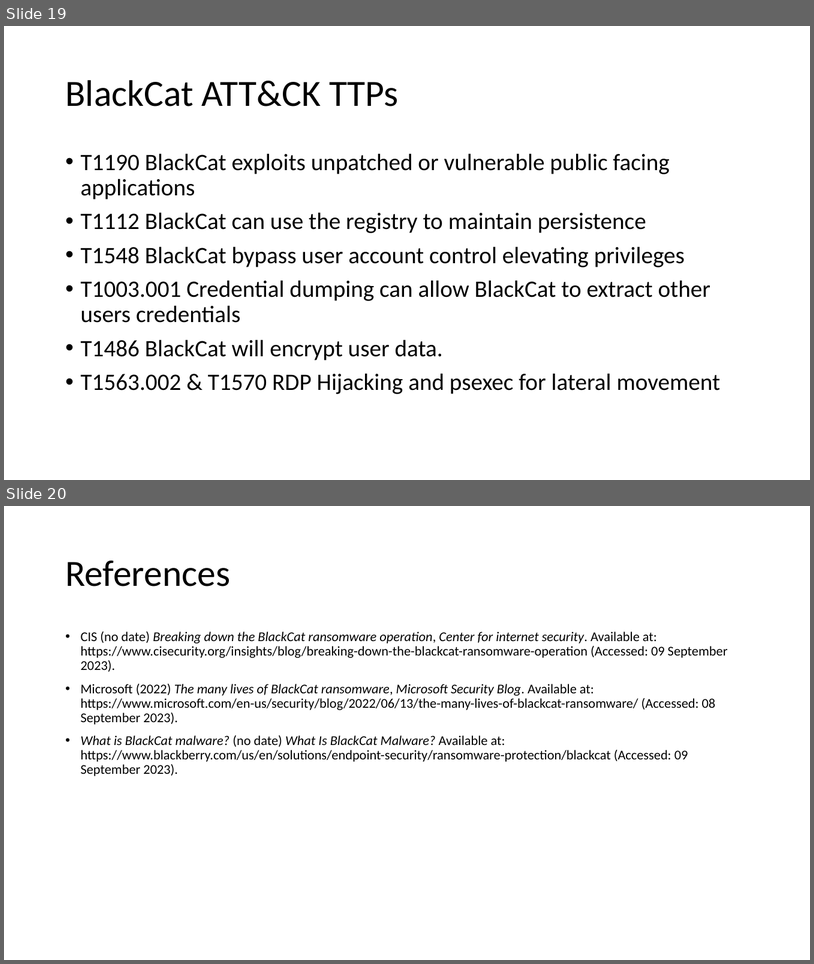
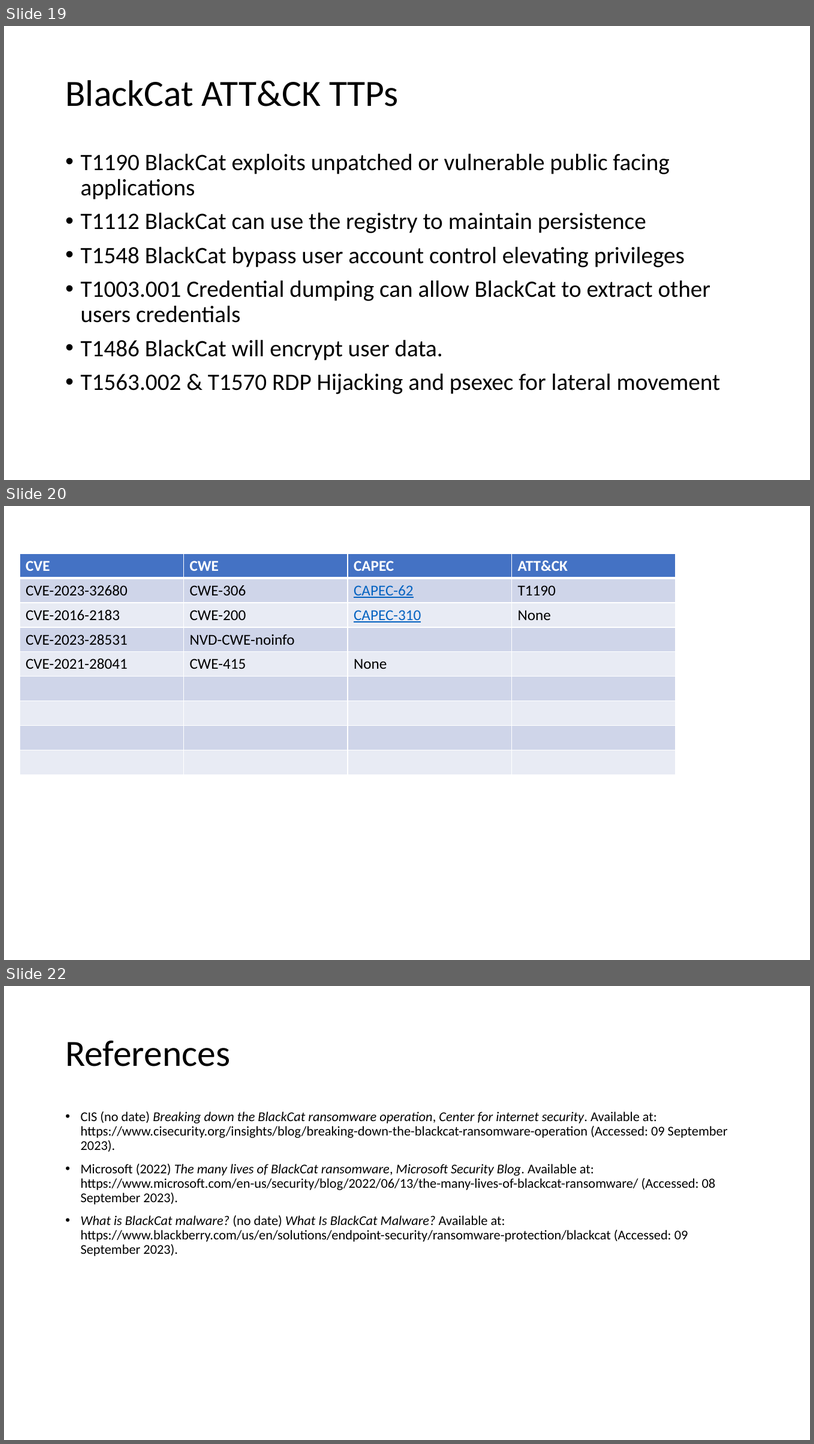
Before and after one commit to CHROME-PLATED-METRO-WOLF/coit11241-Cyber-Threat-Intelligence, a slide deck: evidence.pptx. Shown one above the other, each under a label of ours: slides 19 and 20 before the commit, slides 19, 20 and 22 after it; the slides between them are not shown. The pictures are 814x964 and 814x1444 pixels, drawn with LibreOffice and Linux fonts; fonts in the diff are those of the drawing. Boxes give left, top, right and bottom in pixels: in the first picture for what was removed or moved away, otherwise in the second. Text is boxed around its words. In the diff, an @@ line names an element or a change of style, - is before the commit and + after.

```diff
--- a/evidence.pptx
+++ b/evidence.pptx
@@ slide 20 added at (4,506,810,960), background #FFFFFF @@
@@ table added at (20,554,675,775), 9 rows, 4 columns @@
+CVE | CWE | CAPEC | ATT&CK
+CVE-2023-32680 | CWE-306 | CAPEC-62 | T1190
+CVE-2016-2183 | CWE-200 | CAPEC-310 | None
+CVE-2023-28531 | NVD-CWE-noinfo |  | 
+CVE-2021-28041 | CWE-415 | None | 
+ |  |  | 
+ |  |  | 
+ |  |  | 
+ |  |  | 
@@ what was slide 20 is now slide 22 @@
```
Also in this commit, not shown: 2 other slides added, 1 slide removed.
